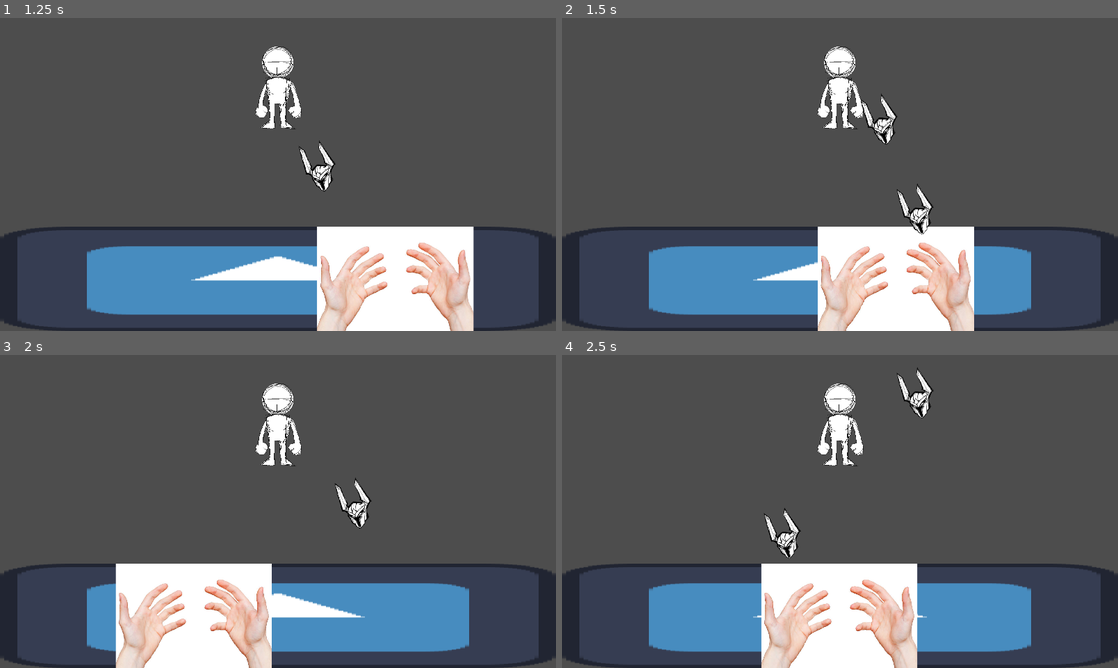
Above: before the commit, frames 1-4 (two rows, left to right).
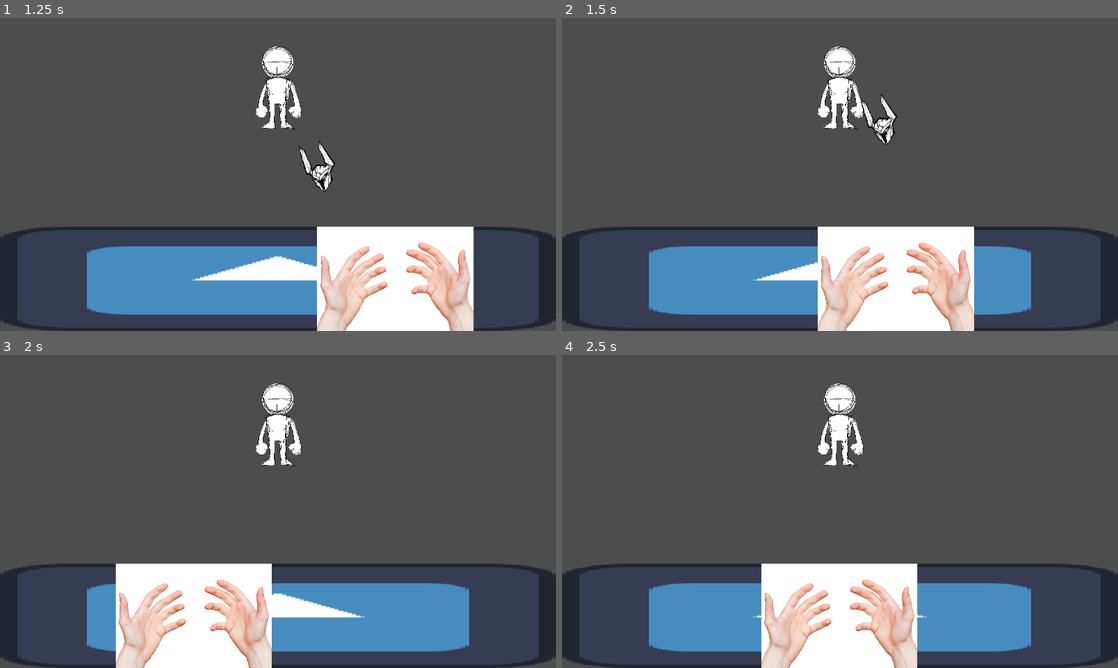
Above: after the commit, the same moments.

Repository: it64070101/funky-flask-flinging
Game: Godot game, scene res://nodes/test_scene.tscn
Same seed, same stepped clock (60 frames per second), same inputs: the game is played once before the commit and once after it. The engine's default icon, where the game draws it, is replaced by a stand-in: a white triangle on a blue panel in a dark square.
Inputs (mouse positions are in pixels of both pictures, inside the frame that each line leads up to):
- Up to frame 1 (1.25 s): tap Enter at 0.5 s; move the mouse to (400, 158) at 0.52 s; hold Right (ui_right) from 0.53 s (still down); click (400, 158) at 0.67 s
- Up to frame 2 (1.5 s): move the mouse to (728, 190) at 1.27 s; release Right (ui_right) at 1.28 s; hold Left (ui_left) from 1.28 s (still down); click (728, 190) at 1.42 s
- Up to frame 3 (2 s): keep holding Left (ui_left)
- Up to frame 4 (2.5 s): move the mouse to (895, 442) at 2.02 s; release Left (ui_left) at 2.03 s; hold Right (ui_right) from 2.03 s (still down); click (895, 442) at 2.17 s

Frame 1 is identical in both runs. In frame 2, 0.4% of the frame differs, in the area x 60-67%, y 52-70%; in frame 3, 0.4%; in frame 4, 0.8%, in the area x 36-67%, y 4-66%.

Commit message:
update hand
delay shoot

Diff:
--- a/nodes/flask.gd
+++ b/nodes/flask.gd
@@ -8,6 +8,5 @@
 
 # Called every frame. 'delta' is the elapsed time since the previous frame.
 func _process(delta):
-	print(position.y)
 	if (position.y <= -10):
 		queue_free()
--- a/scripts/hands.gd
+++ b/scripts/hands.gd
@@ -3,7 +3,7 @@
 
 const SPEED = 1000.0
 const JUMP_VELOCITY = -400.0
-
+var canShoot = true
 # Get the gravity from the project settings to be synced with RigidBody nodes.
 var gravity = ProjectSettings.get_setting("physics/2d/default_gravity")
 
@@ -23,8 +23,14 @@
 
 func _input(event):
 	if event is InputEventMouseButton:
-		if event.button_index == MOUSE_BUTTON_LEFT and event.pressed:
+		if event.button_index == MOUSE_BUTTON_LEFT and event.pressed and canShoot:
 			print('left')
 			var flask = load("res://nodes/flask.tscn").instantiate()
 			get_parent().add_child(flask)
 			flask.position = position
+			await try_await()
+
+func try_await():
+	canShoot = false
+	await get_tree().create_timer(2.5).timeout
+	canShoot = true
